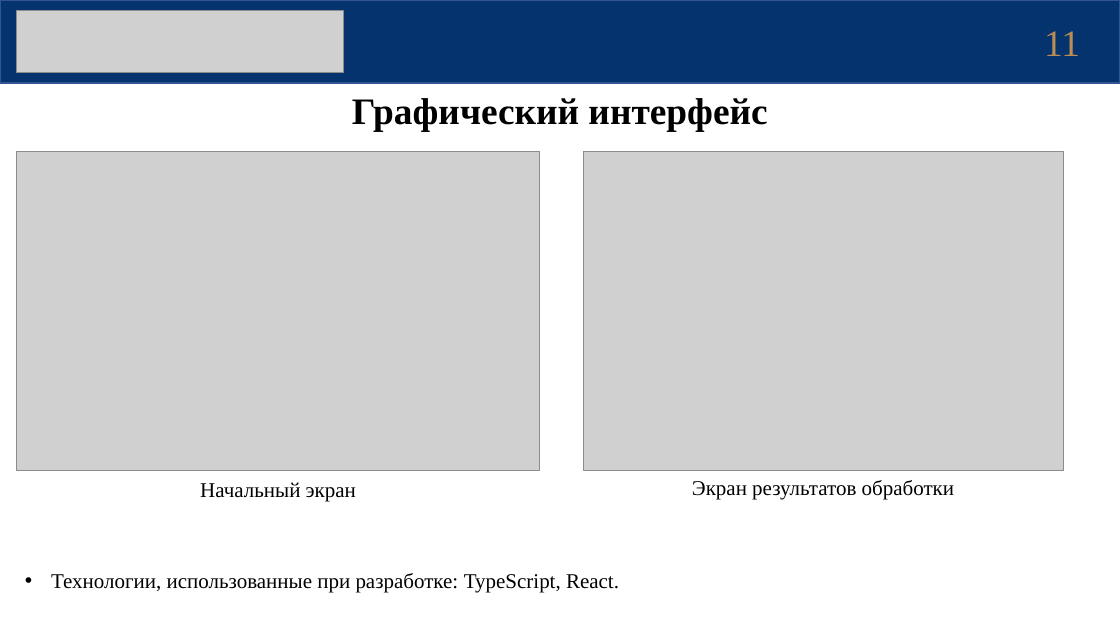
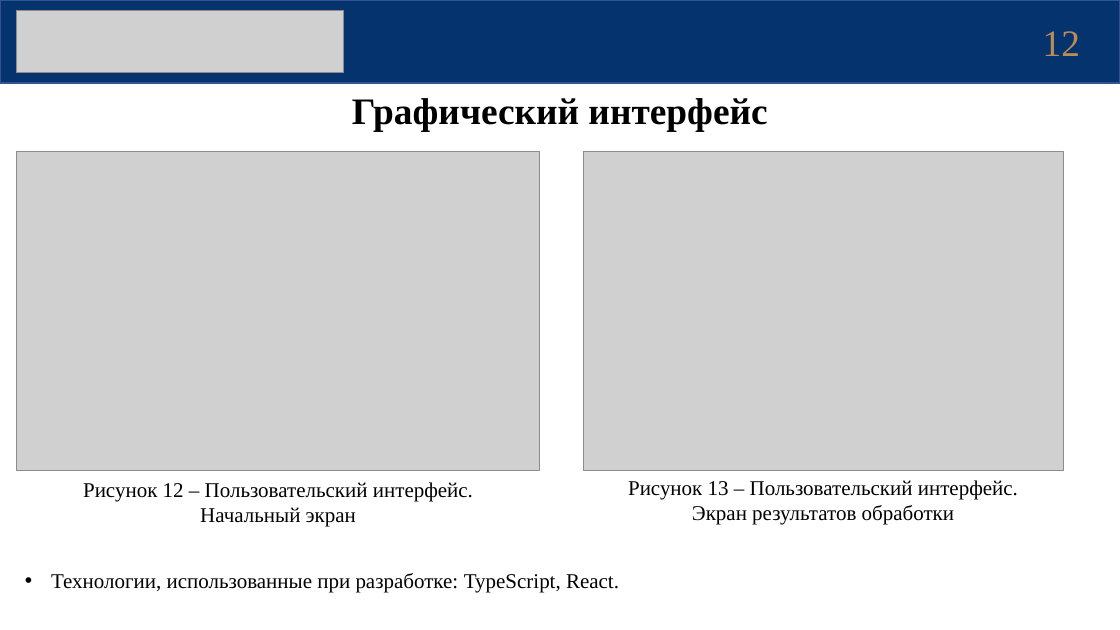
Before and after one commit to akulistus/oct-segmentation-model, a slide deck: slide 12 of diploma/Презентация_Защита_КошаевЕА.pptx (slide 11 before the commit). Drawn at 1120x630 pixels with LibreOffice and Linux fonts; fonts in the diff are those of the drawing; grey boxes stand for pictures. Boxes give left, top, right and bottom in pixels: in the first picture for what was removed or moved away, otherwise in the second. Text is boxed around its words. In the diff, an @@ line names an element or a change of style, - is before the commit and + after.

```diff
--- a/diploma/Презентация_Защита_КошаевЕА.pptx
+++ b/diploma/Презентация_Защита_КошаевЕА.pptx
@@ page number at [1043,31,1080,56]: text changed @@
-11
+12
@@ text at [83,482,473,527]: text changed @@
-Начальный экран
+Рисунок 12 – Пользовательский интерфейс. Начальный экран
@@ text at [628,480,1018,525]: text changed @@
-Экран результатов обработки
+Рисунок 13 – Пользовательский интерфейс. Экран результатов обработки
```
Also in this commit, not shown: 9 other slides changed, 1 slide added.
